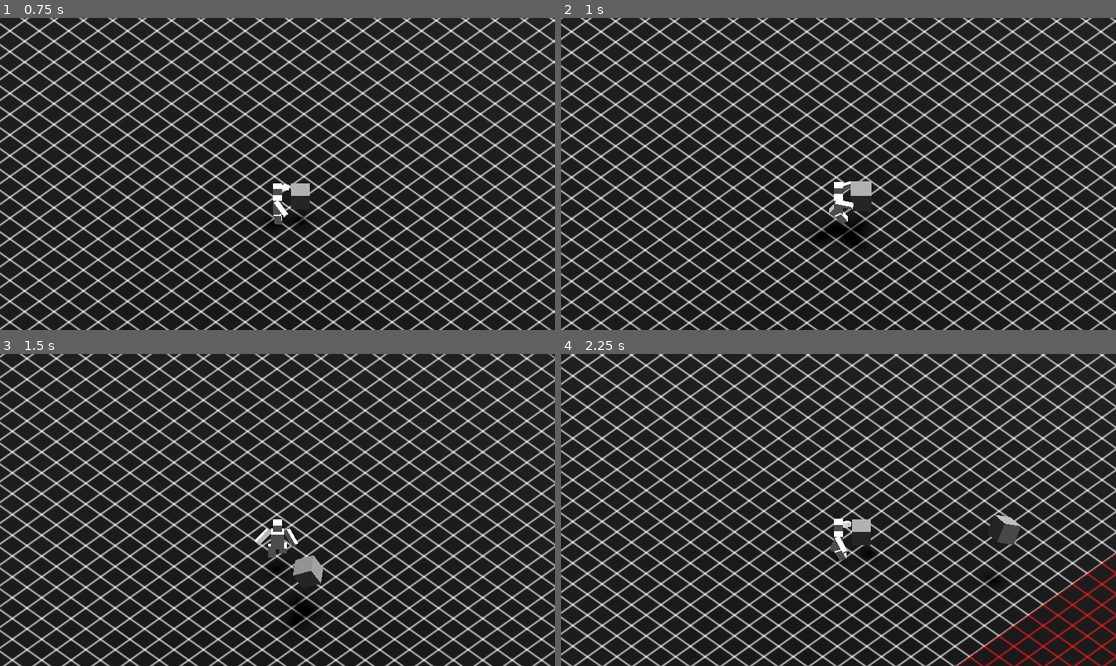
Above: before the commit, frames 1-4 (two rows, left to right).
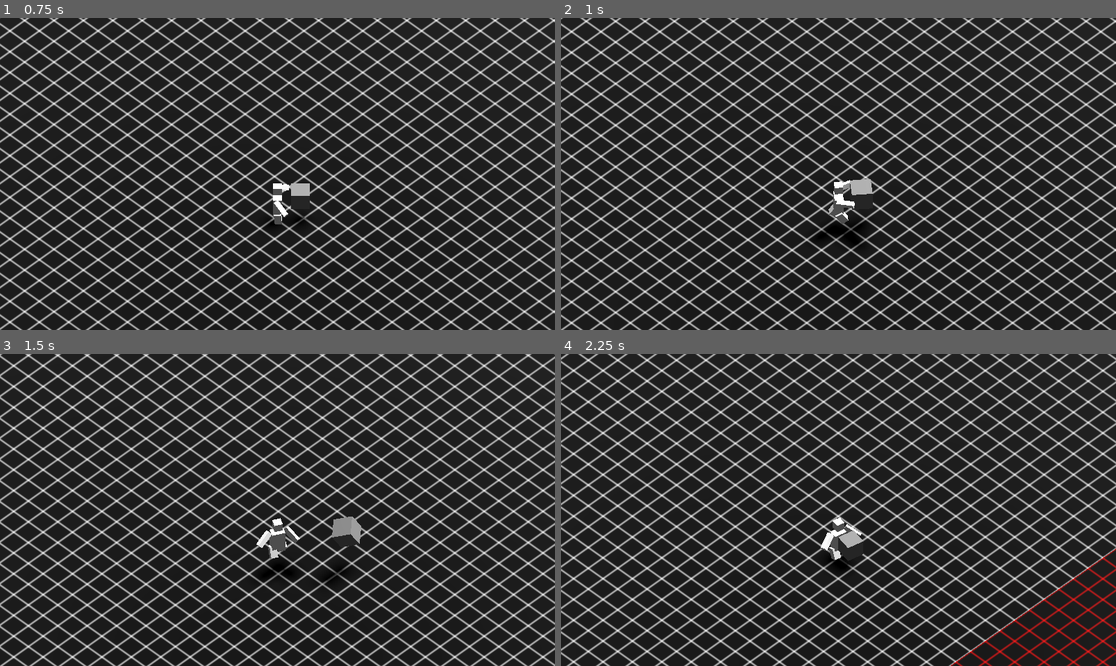
Above: after the commit, the same moments.

Repository: Sprotex/ludum-dare-53
Game: Godot game, scene res://blocks/main_level.tscn
Two runs of this game, one before a commit and one after it. Both use one fixed random seed, a clock stepped at 60 frames per second and the inputs below.
Inputs:
- Up to frame 1 (0.75 s): tap Enter at 0.5 s; hold D (move_right) from 0.53 s (still down); tap E (box_action) at 0.6 s
- Up to frame 2 (1 s): keep holding D (move_right); tap Space (jump) at 0.77 s
- Up to frame 3 (1.5 s): release D (move_right) at 1.28 s; hold S (move_down) from 1.28 s (still down); tap E (box_action) at 1.35 s
- Up to frame 4 (2.25 s): tap Space (jump) at 1.52 s; release S (move_down) at 2.03 s; hold D (move_right) from 2.03 s (still down); tap E (box_action) at 2.1 s

Frame 1 is identical in both runs. In frame 2, 0.1% of the frame differs, in the area x 48-57%, y 51-66%; in frame 3, 45%; in frame 4, 49%, in the area x 0-100%, y 0-100%.

Commit message:
refactor block dude relay
fix and tweak rotation aligner

Diff:
--- a/blocks/character/block_dude.gd
+++ b/blocks/character/block_dude.gd
@@ -1,8 +1,9 @@
 extends Node3D
 
-class_name AnimationPlayerRelay
+class_name BlockDudeRelay
 
 @export var animation_tree: AnimationTree
+@export var mesh: MeshInstance3D
 
 func animation_event(event_name: String) -> void:
   match event_name:
--- a/blocks/character/block_dude.tscn
+++ b/blocks/character/block_dude.tscn
@@ -14,9 +14,10 @@
 "run": ExtResource("6_lg35v")
 }
 
-[node name="block_dude" node_paths=PackedStringArray("animation_tree") instance=ExtResource("1_bbx8a")]
+[node name="block_dude" node_paths=PackedStringArray("animation_tree", "mesh") instance=ExtResource("1_bbx8a")]
 script = ExtResource("2_o82hq")
 animation_tree = NodePath("AnimationTree")
+mesh = NodePath("Armature/Skeleton3D/Final")
 
 [node name="Leg" parent="." index="0"]
 visible = false
@@ -25,6 +26,7 @@
 visible = false
 
 [node name="Skeleton3D" parent="Armature" index="1"]
+bones/3/rotation = Quaternion(0.641963, 0.296452, 0.296451, 0.641963)
 bones/5/position = Vector3(4.67959e-14, 1.11016, 1.96393e-07)
 bones/6/position = Vector3(-0.490527, 0.783385, 1.32173e-07)
 bones/6/rotation = Quaternion(-0.0148074, 0.0558818, 0.99509, 0.0803303)
--- /dev/null
+++ b/blocks/character/enemy/EnemyMaterial.gd
@@ -0,0 +1,7 @@
+extends Node
+
+@export var block_dude_relay: BlockDudeRelay
+@export var material: Material
+
+func _ready():
+  block_dude_relay.mesh.material_override = material
--- a/blocks/character/enemy/enemy.tscn
+++ b/blocks/character/enemy/enemy.tscn
@@ -9,11 +9,12 @@
 [ext_resource type="Script" path="res://blocks/character/enemy/BoxReceiver.gd" id="5_v101f"]
 [ext_resource type="Script" path="res://blocks/character/enemy/VisibilityResolver.gd" id="6_42akm"]
 [ext_resource type="Script" path="res://blocks/character/enemy/EnemySounds.gd" id="9_idw0k"]
-
-[sub_resource type="StandardMaterial3D" id="StandardMaterial3D_2tkgs"]
-albedo_color = Color(1, 0, 0, 1)
+[ext_resource type="Script" path="res://blocks/character/enemy/EnemyMaterial.gd" id="10_jn0t5"]
 
 [sub_resource type="CapsuleShape3D" id="CapsuleShape3D_bym5w"]
+
+[sub_resource type="StandardMaterial3D" id="StandardMaterial3D_e4ffw"]
+albedo_color = Color(1, 0, 0, 1)
 
 [node name="Enemy" type="CharacterBody3D"]
 transform = Transform3D(1, 0, 0, 0, 1, 0, 0, 0, 1, 0, -1, 0)
@@ -22,9 +23,6 @@
 
 [node name="block_dude" parent="." instance=ExtResource("1_xo7jc")]
 transform = Transform3D(-1, 0, -8.74228e-08, 0, 1, 0, 8.74228e-08, 0, -1, 0, -1, 0)
-
-[node name="Final" parent="block_dude/Armature/Skeleton3D" index="0"]
-material_override = SubResource("StandardMaterial3D_2tkgs")
 
 [node name="CollisionShape3D" type="CollisionShape3D" parent="."]
 shape = SubResource("CapsuleShape3D_bym5w")
@@ -77,6 +75,9 @@
 body = NodePath("..")
 box_receiver = NodePath("../BoxLogic/BoxReceiver")
 
+[node name="EnemyMaterial" type="Node" parent="." node_paths=PackedStringArray("block_dude_relay")]
+script = ExtResource("10_jn0t5")
+block_dude_relay = NodePath("../block_dude")
+material = SubResource("StandardMaterial3D_e4ffw")
+
 [connection signal="screen_exited" from="VisibleOnScreenNotifier3D" to="VisibleOnScreenNotifier3D/VisibilityResolver" method="_on_visible_on_screen_notifier_3d_screen_exited"]
-
-[editable path="block_dude"]
--- a/blocks/character/player/CharacterAnimationControl.gd
+++ b/blocks/character/player/CharacterAnimationControl.gd
@@ -1,6 +1,6 @@
 extends Node
 
-@export var animation_relay: AnimationPlayerRelay
+@export var animation_relay: BlockDudeRelay
 @export var box_weilder: BoxWeilder
 @export var body: CharacterBody3D
 @export var walking: Walking
--- a/blocks/character/player/RotationAligner.gd
+++ b/blocks/character/player/RotationAligner.gd
@@ -14,7 +14,8 @@
 		return
 
 	var body_direction = -body.transform.basis.z
-	var angle = body_direction.signed_angle_to(input_direction, Vector3.UP)
-	if abs(angle) > alignment_speed:
-		angle = sign(angle) * alignment_speed
+	var angle = body_direction.signed_angle_to(body.velocity, Vector3.UP)
+	var alignment_scaling = alignment_speed * delta
+	if abs(angle) > alignment_scaling:
+		angle = sign(angle) * alignment_scaling
 	body.rotate_y(angle)
--- a/blocks/character/player/player.tscn
+++ b/blocks/character/player/player.tscn
@@ -54,7 +54,6 @@
 [node name="RotationAligner" type="Node" parent="." node_paths=PackedStringArray("move_input", "body")]
 script = ExtResource("3_dhrt0")
 move_input = NodePath("../PlayerMoveInput")
-alignment_speed = 0.2
 body = NodePath("..")
 
 [node name="BoxLogic" type="Node3D" parent="."]
@@ -95,5 +94,3 @@
 [node name="ShapeCast3D" type="ShapeCast3D" parent="BoxLogic/BoxPicker"]
 transform = Transform3D(1, 0, 0, 0, 1, 0, 0, 0, 1, 0, 2, -1)
 shape = SubResource("BoxShape3D_f6rpv")
-
-[editable path="block_dude"]
Not shown: 1 places in blocks/character/enemy/enemy.tscn that only renumber resources
